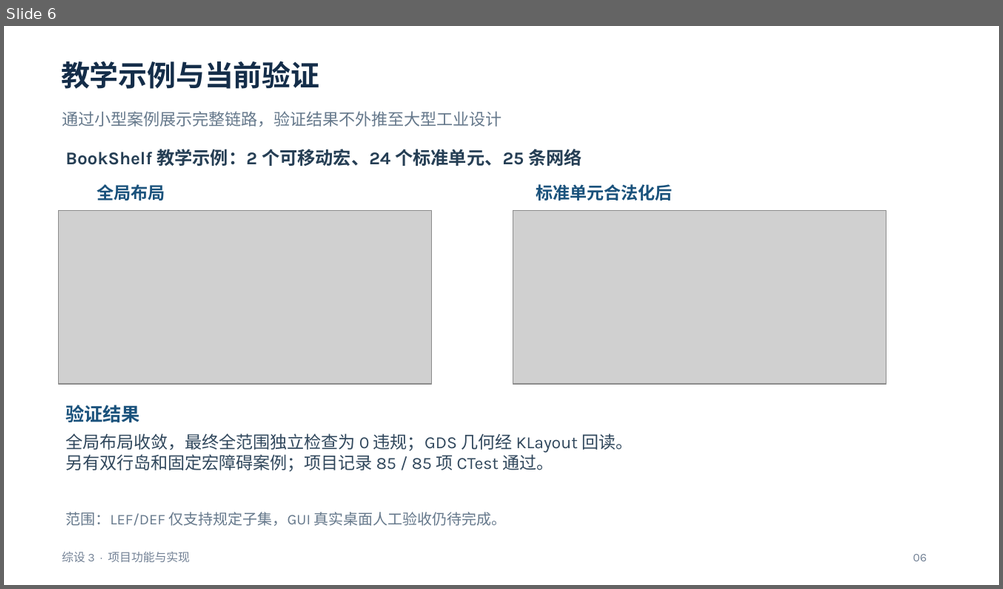
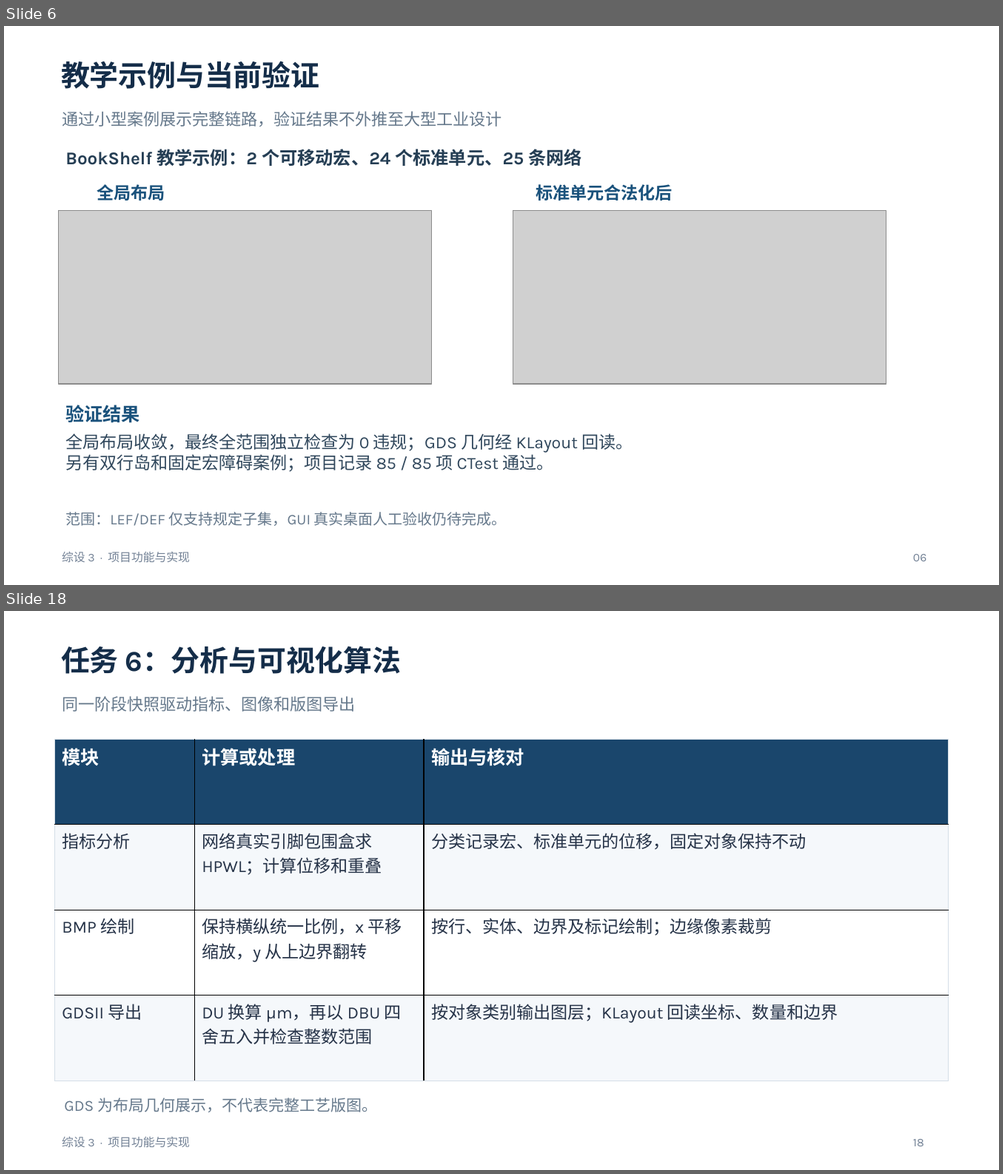
Before and after one commit to kamisato-funeki/ZS-3, a slide deck: docs/综设3-任务5至7汇报.pptx. Shown one above the other, each under a label of ours: slide 6 before the commit, slides 6 and 18 after it; the slides between them are not shown. The pictures are 1003x589 and 1003x1174 pixels, drawn with LibreOffice and Linux fonts; fonts in the diff are those of the drawing; grey boxes stand for pictures. Boxes give left, top, right and bottom in pixels: in the first picture for what was removed or moved away, otherwise in the second. Text is boxed around its words. In the diff, an @@ line names an element or a change of style, - is before the commit and + after.

Commit message:
doc: 补充课程任务与测试算法汇报

```diff
--- a/docs/综设3-任务5至7汇报.pptx
+++ b/docs/综设3-任务5至7汇报.pptx
@@ slide 18 added at (x1=4, y1=611, x2=999, y2=1170), background #FFFFFF @@
@@ text added at (x1=61, y1=646, x2=401, y2=674), 27.8 pt, text #142D49, bold @@
+任务 6：分析与可视化算法
@@ text added at (x1=62, y1=696, x2=355, y2=712), 15.8 pt, text #65788B @@
+同一阶段快照驱动指标、图像和版图导出
@@ table added at (x1=55, y1=739, x2=948, y2=1081), 4 rows, 3 columns @@
+模块 | 计算或处理 | 输出与核对
+指标分析 | 网络真实引脚包围盒求 HPWL；计算位移和重叠 | 分类记录宏、标准单元的位移，固定对象保持不动
+BMP 绘制 | 保持横纵统一比例，x 平移缩放，y 从上边界翻转 | 按行、实体、边界及标记绘制；边缘像素裁剪
+GDSII 导出 | DU 换算 μm，再以 DBU 四舍五入并检查整数范围 | 按对象类别输出图层；KLayout 回读坐标、数量和边界
@@ text added at (x1=64, y1=1098, x2=377, y2=1113), 15 pt, text #65788B @@
+GDS 为布局几何展示，不代表完整工艺版图。
@@ text added at (x1=62, y1=1137, x2=190, y2=1147), 11.2 pt, text #728195 @@
+综设 3 · 项目功能与实现
@@ text added at (x1=913, y1=1139, x2=924, y2=1147), 11.2 pt, text #728195 @@
+18
```
Also in this commit, not shown: 13 other slides added.
